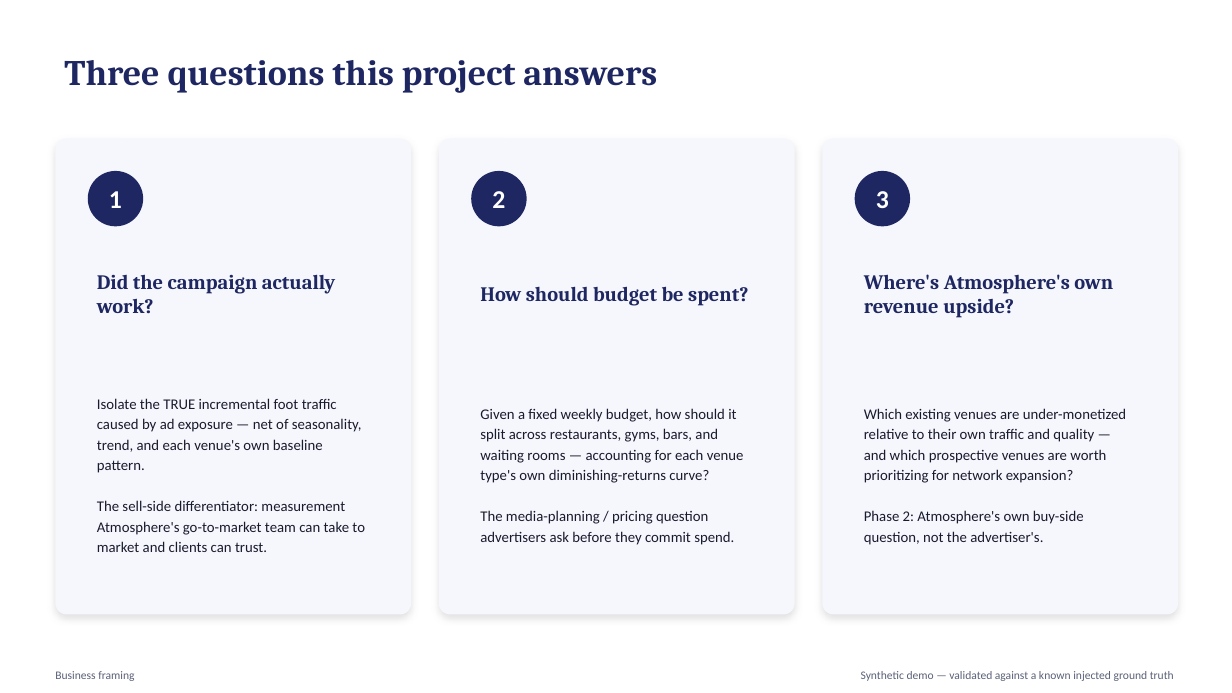
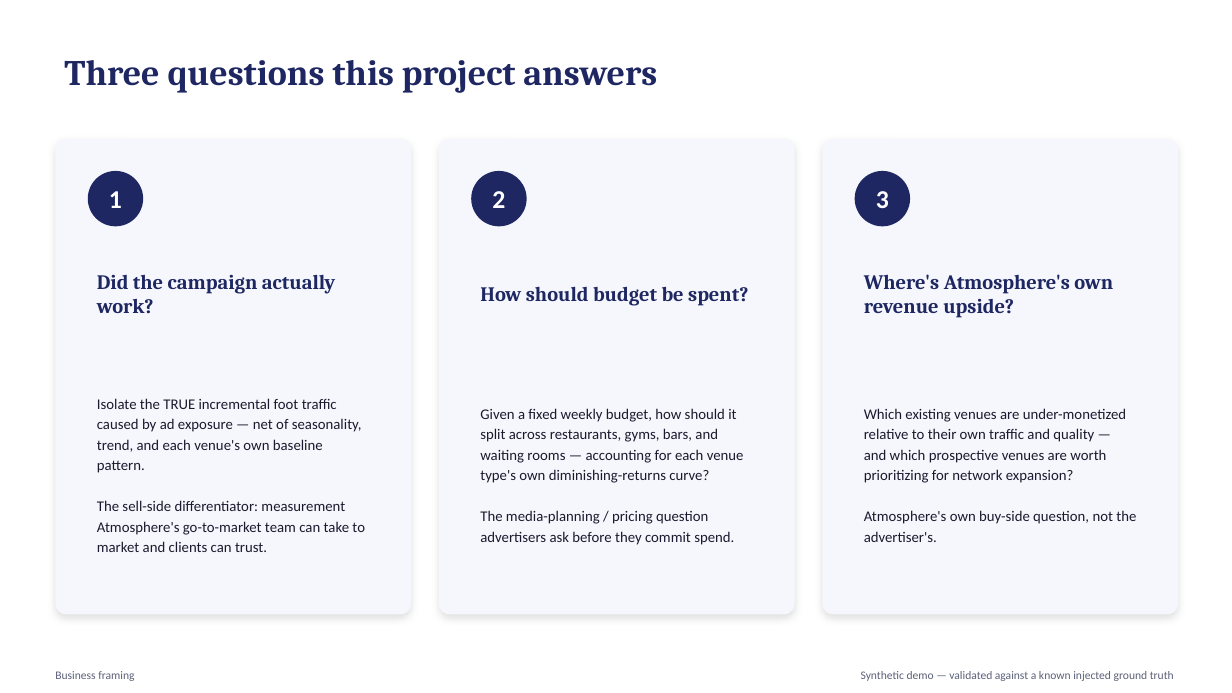
Before and after one commit to crystal1361/atmosphere-dooh-measurement, a slide deck: slide 2 of deck/AtmosphereTV_DOOH_Measurement.pptx. Drawn at 1232x693 pixels with LibreOffice and Linux fonts; fonts in the diff are those of the drawing. Boxes give left, top, right and bottom in pixels: in the first picture for what was removed or moved away, otherwise in the second. Text is boxed around its words. In the diff, an @@ line names an element or a change of style, - is before the commit and + after.

```diff
--- a/deck/AtmosphereTV_DOOH_Measurement.pptx
+++ b/deck/AtmosphereTV_DOOH_Measurement.pptx
@@ text at [864, 510, 1136, 542]: text changed @@
-Phase 2: Atmosphere's own buy-side question, not the advertiser's.
+Atmosphere's own buy-side question, not the advertiser's.
```
Also in this commit, not shown: 4 other slides changed, 21 other files.
